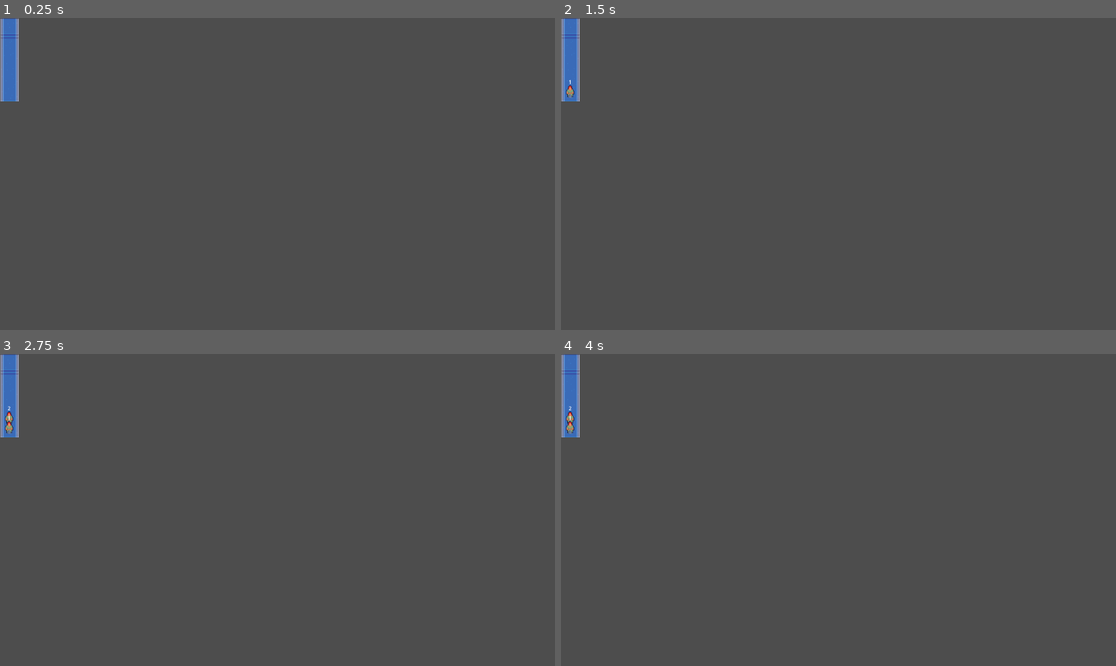
Above: before the commit, frames 1-4 (two rows, left to right).
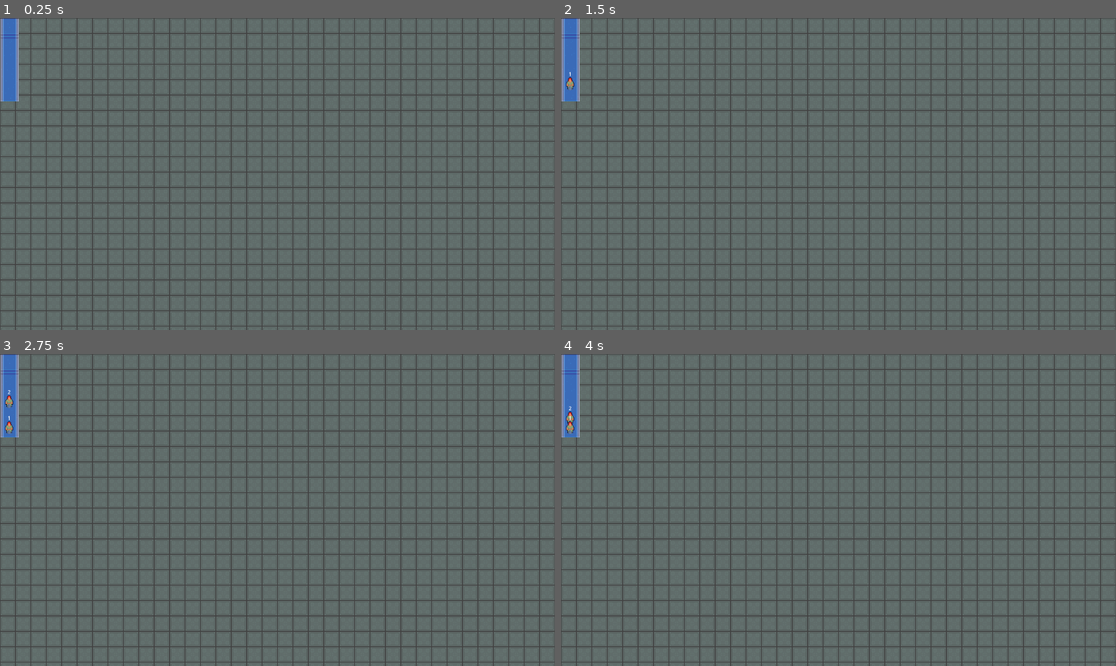
Above: after the commit, the same moments.

Repository: DragonGodotProjects/EventPlanner
Game: Godot game, scene res://test/event_demo.tscn
Same seed, same stepped clock (60 frames per second), same inputs: the game is played once before the commit and once after it.
Inputs (mouse positions are in pixels of both pictures, inside the frame that each line leads up to):
- Up to frame 1 (0.25 s): no input
- Up to frame 2 (1.5 s): tap Enter at 0.5 s; move the mouse to (960, 158) at 0.52 s; hold Up (ui_up) 0.53-1.25 s; hold Shift 0.53-1.25 s; click (960, 158) at 0.67 s; tap Space at 1.25 s; drag from (727, 189) to (810, 236) at 1.27 s
- Up to frame 3 (2.75 s): tap Enter at 2 s; move the mouse to (333, 441) at 2.02 s; hold Up (ui_up) from 2.03 s (still down); tap Ctrl at 2.1 s
- Up to frame 4 (4 s): release Up (ui_up) at 2.75 s; tap Space at 2.75 s; drag from (810, 572) to (672, 463) at 2.77 s; tap Enter at 3.5 s; move the mouse to (1005, 556) at 3.52 s; hold Left (ui_left) from 3.53 s (still down); tap Alt at 3.6 s

The runs differ from the first frame. In frame 1, 73% of the frame differs, in the area x 0-100%, y 0-100%; in frame 2, 74%; in frame 3, 74%; in frame 4, 73%.

Commit message:
added enter behavior, but concurrency is broken

Diff:
--- a/event.gd
+++ b/event.gd
@@ -13,7 +13,8 @@
 
 func attendee_arrived() -> void :
 	var new_attendee:Attendee = attendee_scene.instantiate()
-	waiting_queue.enqueue(new_attendee)
+	new_attendee.position = waiting_queue.entrance_node.position
+	waiting_queue.start_enqueue(new_attendee)
 
 func add_table() -> bool :
 	var table:Table = table_scene.instantiate()
--- a/event.tscn
+++ b/event.tscn
@@ -1,10 +1,24 @@
 [gd_scene format=3 uid="uid://74y5b06xq5vf"]
 
 [ext_resource type="Script" uid="uid://ecaceynxftuw" path="res://event.gd" id="1_mri8j"]
+[ext_resource type="Texture2D" uid="uid://cyl68gr66dhjq" path="res://Tile.png" id="2_mri8j"]
 [ext_resource type="PackedScene" uid="uid://dwwa48sccclx2" path="res://waiting_queue.tscn" id="2_ruury"]
 
 [node name="Event" type="Node2D" unique_id=218690963]
 y_sort_enabled = true
 script = ExtResource("1_mri8j")
 
+[node name="Floor" type="TextureRect" parent="." unique_id=739726478]
+z_index = -10
+offset_right = 1151.0
+offset_bottom = 648.0
+texture = ExtResource("2_mri8j")
+stretch_mode = 1
+
 [node name="WaitingQueue" parent="." unique_id=1195808060 instance=ExtResource("2_ruury")]
+
+[node name="Entance" type="Node2D" parent="." unique_id=1749329773]
+position = Vector2(78, 2)
+
+[node name="Exit" type="Node2D" parent="." unique_id=1531575072]
+position = Vector2(1, 214)
--- a/test/test_event.gd
+++ b/test/test_event.gd
@@ -13,6 +13,9 @@
 	event.add_table()
 	event.add_table()
 	helper_add_attendees_to_q_and_check(10)
+	for i in range(10): # TODO: If I mke this 8, the test passes, which is wrong
+		assert_true(await wait_for_signal(event.waiting_queue.enqueued, 3))
+
 	assert_eq(event.attendee_count(), 10)
 	assert_eq(event.attendee_waiting_count(), 10)
 	# room for 8 people currently
--- a/test/test_waiting_queue.gd
+++ b/test/test_waiting_queue.gd
@@ -8,6 +8,23 @@
 	q = preload("res://waiting_queue.tscn").instantiate()
 	add_child_autofree(q) # gut should add and remove
 
+func test_enqueue():
+	helper_add_and_check_attendees(5)
+	var ids:Array = range(5)
+	# check that all signals with correct attendees are received
+	for i in range(5):
+		assert_true (await wait_for_signal(q.enqueued, 3)) # wait for signal calls watch_signal, which allows get_signal_parameters to work
+		var a_in:Attendee = get_signal_parameters(q.enqueued)[0]
+		# convert to 0-4 rather than 1-5
+		if ids[a_in.id-1] == a_in.id-1:
+			ids[a_in.id-1] = -1
+		else:
+			fail_test("Repeated id: " + str(a_in.id))
+	for id in ids:
+		if id != -1:
+			fail_test("attendee never signaled: " + str(id))
+
+
 func test_dequeue_on_empty():
 	assert_false(q.start_dequeue())
 	helper_add_and_check_attendees(3)
@@ -16,9 +33,12 @@
 		assert_true (await wait_for_signal(q.dequeued, 3))
 	assert_false(q.start_dequeue())
 
-func test_enqueue_dequeue():
+func test_both_enqueue_and_dequeue():
 	# put some attendees in the queue
 	helper_add_and_check_attendees(4)
+	# wait for them all to enqueue
+	for i in range(4):
+		assert_true (await wait_for_signal(q.enqueued, 3))
 
 	# take someone out
 	assert_true(q.start_dequeue())
@@ -37,11 +57,19 @@
 	assert_eq(q.attendees[-1].id, 4)
 	assert_eq(q.attendees[-1].position, Vector2(q.end_pos.x, q.end_pos.y + q.LINE_SPACING))
 
+func test_dequeue_while_moving():
+	# TODO
+	# many people in line
+	# dequeue multiple quickly so one is dequeued while the queue is still updating
+	# people end up stopped behind the starting point (they don't move up)
+	pass
+
 func helper_add_and_check_attendees(num_to_add):
 	# put some attendees in the queue
 	for i in range(num_to_add):
 		assert_eq(q.get_attendee_count(), i)
 		var next_attendee:Attendee = attendee_scene.instantiate()
+		next_attendee.position = q.entrance_node.position
 		autofree(next_attendee) # table will add but not remove attendee, since the test made it
-		q.enqueue(next_attendee)
+		q.start_enqueue(next_attendee)
 		assert_eq(q.get_attendee_count(), i+1)
--- a/test/waiting_queue_demo.gd
+++ b/test/waiting_queue_demo.gd
@@ -6,13 +6,17 @@
 
 func _ready():
 	waiting_queue.dequeued.connect(on_finish_dequeue)
+	waiting_queue.enqueued.connect(on_finish_enqueue)
 
 func _input(event:InputEvent):
 	if event.is_action_pressed("ui_up"):
 		var new_attendee:Attendee = attendee_scene.instantiate()
-		waiting_queue.enqueue(new_attendee)
+		waiting_queue.start_enqueue(new_attendee)
 	elif event.is_action_pressed("ui_down"):
 		waiting_queue.start_dequeue()
+
+func on_finish_enqueue(attendee:Attendee):
+	attendee.happiness = -50
 
 func on_finish_dequeue(attendee:Attendee):
 	add_child(attendee)
--- a/waiting_queue.gd
+++ b/waiting_queue.gd
@@ -1,11 +1,13 @@
 class_name WaitingQueue extends Node2D
 
 signal dequeued(attendee:Attendee)
+signal enqueued(attendee:Attendee)
 signal queue_moved
 
 const LINE_SPACING:int = 20
 
 var attendees:Array[Attendee] = []
+@onready var entrance_node:Node2D = $Entrance
 @onready var front_node:Node2D = $Front
 @onready var start_pos:Vector2i = front_node.position
 @onready var end_pos:Vector2i = start_pos
@@ -13,11 +15,15 @@
 func has_attendees() -> bool:
 	return not attendees.is_empty()
 
-func enqueue(attendee):
+func start_enqueue(attendee:Attendee) -> void:
 	self.add_child(attendee)
-	attendee.position = end_pos
 	attendees.append(attendee)
+	var curr_pos:Vector2i = end_pos
 	end_pos = Vector2i(end_pos.x, end_pos.y-LINE_SPACING)
+	var end_enqueue:Callable = func():
+			enqueued.emit(attendee)
+	attendee.walk_to(curr_pos, end_enqueue)
+
 
 
 func start_dequeue() -> bool:
